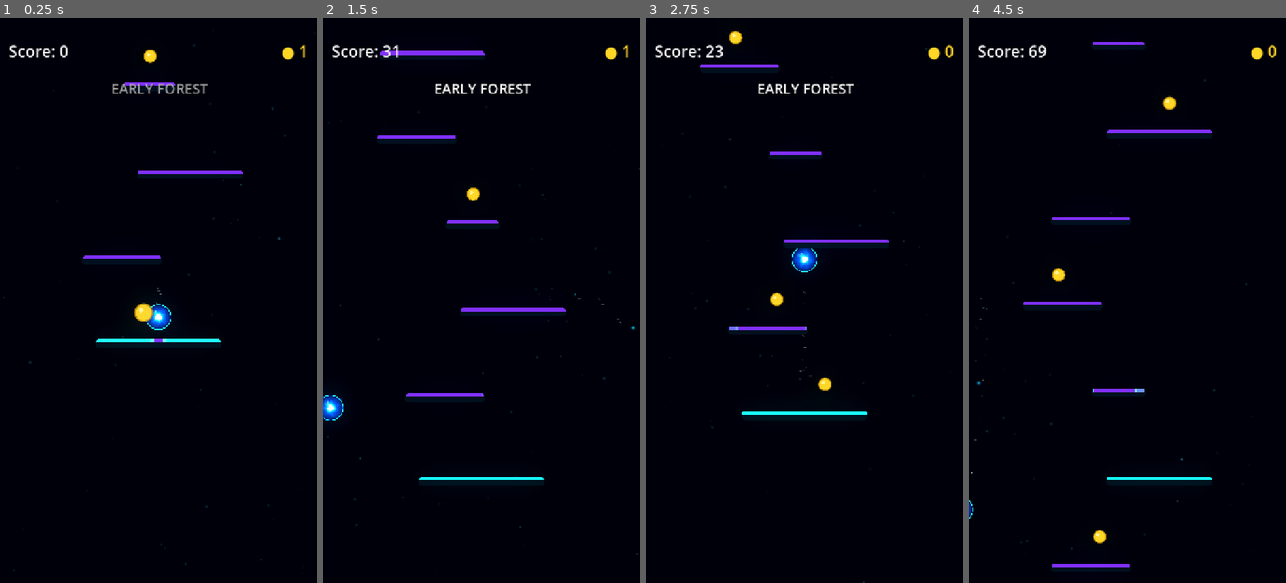
Above: before the commit, frames 1-4 (left to right).
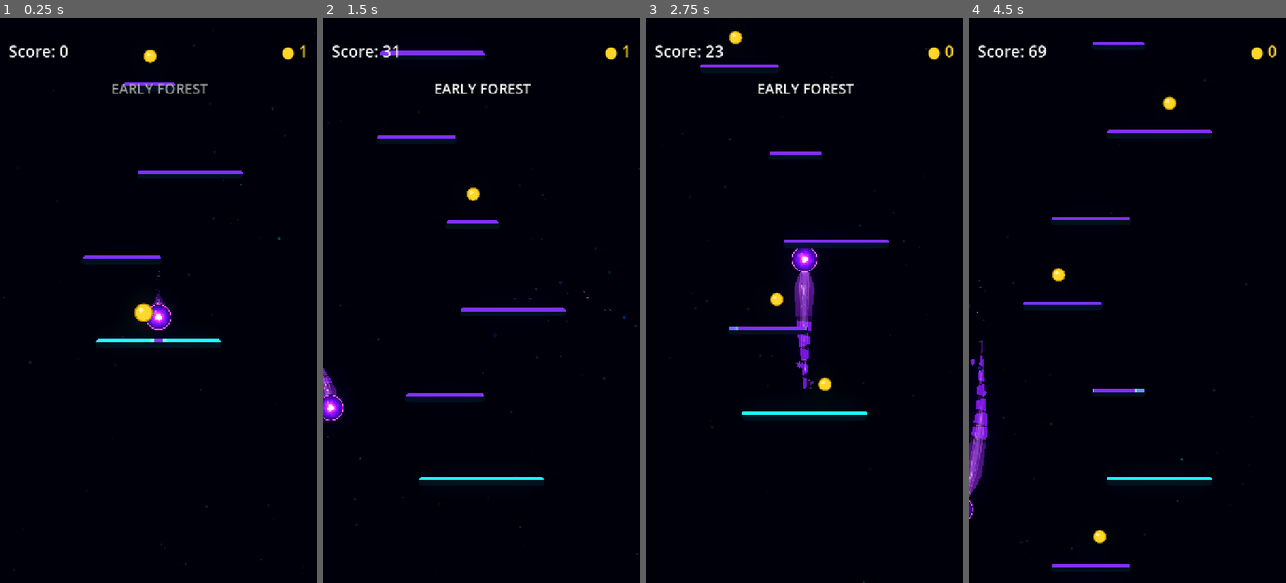
Above: after the commit, the same moments.

Repository: Kryodo/TowerJump
Game: Godot game, scene res://scenes/main.tscn
The game is run twice, just before and just after one commit, with the same random seed, the same clock (stepped at 60 frames per second) and the same inputs.
Inputs (mouse positions are in pixels of both pictures, inside the frame that each line leads up to):
- Up to frame 1 (0.25 s): no input
- Up to frame 2 (1.5 s): move the mouse to (551, 272) at 0.52 s; hold Right (ui_right) 0.53-1.25 s; click (551, 272) at 0.67 s; drag from (418, 328) to (471, 193) at 1.27 s
- Up to frame 3 (2.75 s): click "Nochmal spielen" at 2 s
- Up to frame 4 (4.5 s): move the mouse to (1159, 176) at 2.77 s; hold Right (ui_right) 2.78-3.5 s; drag from (1111, 413) to (1057, 215) at 3.52 s; move the mouse to (1222, 385) at 4.27 s; hold Left (ui_left) from 4.28 s (still down)

The runs differ from the first frame. In frame 1, 0.3% of the frame differs, in the area x 46-54%, y 44-56%; in frame 2, 0.4%; in frame 3, 1.0%, in the area x 46-54%, y 40-67%; in frame 4, 0.9%.
Error before the commit: Parse Error: Function "_prune_shed_break_events()" not found in base self. (res://scripts/ball_trail.gd:766)

Commit message:
Lock missing trail sections to stable sample identities

Diff:
--- a/scripts/ball_trail.gd
+++ b/scripts/ball_trail.gd
@@ -768,31 +768,131 @@
 		_sync_shed_gap_materials(cumulative_distances, total_distance)
 		return
 
-	# The unbroken head ends first. Beyond a small open gap, individually
-	# generated trail islands occupy only their own polygon geometry.
+	# The unbroken head ends first. Beyond it, geometry is divided into real
+	# islands; event-locked source intervals stay absent while their sample IDs
+	# remain in the trail history.
 	var cursor: float = total_distance * SHED_CONNECTED_END_PROGRESS
 	cursor += clampf(total_distance * 0.04, 5.0, 11.0)
 	var tail_limit: float = total_distance * 0.985
-	var piece_index: int = 0
-	while cursor < tail_limit and piece_index < _shed_geometry_pieces.size():
-		var seed_a: float = absf(sin(float(piece_index) * 15.731 + 2.17))
-		var seed_b: float = absf(sin(float(piece_index) * 9.173 + 5.61))
+	var slot_index: int = 0
+	while cursor < tail_limit and slot_index < _shed_geometry_pieces.size():
+		var seed_a: float = absf(sin(float(slot_index) * 15.731 + 2.17))
+		var seed_b: float = absf(sin(float(slot_index) * 9.173 + 5.61))
 		var piece_length: float = clampf(total_distance * lerpf(0.055, 0.095, seed_a), 8.0, 24.0)
 		var piece_end: float = minf(cursor + piece_length, tail_limit)
 		if piece_end - cursor >= 5.0:
-			_build_shed_piece_polygon(
-				_shed_geometry_pieces[piece_index],
-				cursor,
-				piece_end,
-				path,
-				cumulative_distances,
-				total_distance,
-				tangents,
-				normals,
-				half_widths
+			var start_sample_index: int = _nearest_trail_sample_index(cursor, cumulative_distances)
+			var end_sample_index: int = _nearest_trail_sample_index(piece_end, cumulative_distances)
+			if end_sample_index <= start_sample_index:
+				end_sample_index = mini(start_sample_index + 1, _point_ids.size() - 1)
+
+			var interval_has_detached_piece: bool = _shed_event_overlaps_interval(
+				cursor, piece_end, cumulative_distances
 			)
-			piece_index += 1
-		cursor = piece_end + clampf(lerpf(4.0, 9.0, seed_b), 3.0, 10.0)
+			if not interval_has_detached_piece:
+				var piece: Polygon2D = _shed_geometry_pieces[slot_index]
+				_build_shed_piece_polygon(
+					piece,
+					cursor,
+					piece_end,
+					path,
+					cumulative_distances,
+					total_distance,
+					tangents,
+					normals,
+					half_widths
+				)
+				_shed_piece_ranges.append({
+					"node": piece,
+					"start_id": _point_ids[start_sample_index],
+					"end_id": _point_ids[end_sample_index],
+					"start_distance": cursor,
+					"end_distance": piece_end,
+					"progress": (cursor + piece_end) * 0.5 / total_distance,
+				"slot": slot_index
+				})
+			cursor = piece_end + clampf(lerpf(4.0, 9.0, seed_b), 3.0, 10.0)
+		slot_index += 1
+
+	_sync_shed_gap_materials(cumulative_distances, total_distance)
+
+
+func _nearest_trail_sample_index(
+	target_distance: float,
+	cumulative_distances: Array[float]
+) -> int:
+	var closest_index: int = 0
+	var closest_error: float = INF
+	for i in range(cumulative_distances.size()):
+		var error: float = absf(cumulative_distances[i] - target_distance)
+		if error < closest_error:
+			closest_error = error
+			closest_index = i
+	return closest_index
+
+
+func _prune_shed_break_events() -> void:
+	for event_index in range(_shed_break_events.size() - 1, -1, -1):
+		var event: Dictionary = _shed_break_events[event_index]
+		if _point_ids.find(int(event["start_id"])) < 0 or _point_ids.find(int(event["end_id"])) < 0:
+			_shed_break_events.remove_at(event_index)
+
+
+func _shed_event_overlaps_interval(
+	interval_start: float,
+	interval_end: float,
+	cumulative_distances: Array[float]
+) -> bool:
+	for event in _shed_break_events:
+		var start_index: int = _point_ids.find(int(event["start_id"]))
+		var end_index: int = _point_ids.find(int(event["end_id"]))
+		if start_index < 0 or end_index < 0:
+			continue
+		var event_start: float = cumulative_distances[mini(start_index, end_index)]
+		var event_end: float = cumulative_distances[maxi(start_index, end_index)]
+		# Ignore touching endpoints; we only remove geometry with meaningful
+		# overlap, so a cut doesn't accidentally erase the neighboring section.
+		if event_start < interval_end - 0.8 and event_end > interval_start + 0.8:
+			return true
+	return false
+
+
+func _sync_shed_gap_materials(
+	cumulative_distances: Array[float],
+	total_distance: float
+) -> void:
+	var intervals: Array[Vector2] = [
+		Vector2(-1.0, -1.0),
+		Vector2(-1.0, -1.0),
+		Vector2(-1.0, -1.0)
+	]
+	if shedding_enabled and total_distance > 0.01:
+		for event_index in range(mini(_shed_break_events.size(), MAX_ACTIVE_SHED_BREAKS)):
+			var event: Dictionary = _shed_break_events[event_index]
+			var start_index: int = _point_ids.find(int(event["start_id"]))
+			var end_index: int = _point_ids.find(int(event["end_id"]))
+			if start_index < 0 or end_index < 0:
+				continue
+			var start_distance: float = cumulative_distances[mini(start_index, end_index)]
+			var end_distance: float = cumulative_distances[maxi(start_index, end_index)]
+			if end_distance - start_distance > 0.01:
+				intervals[event_index] = Vector2(
+					start_distance / total_distance,
+					end_distance / total_distance
+				)
+
+	var materials: Array[ShaderMaterial] = []
+	var unified_material := _unified_shape.material as ShaderMaterial if _unified_shape != null else null
+	var energy_material := _energy_line.material as ShaderMaterial if _energy_line != null else null
+	var aura_material := _trail_aura.material as ShaderMaterial if _trail_aura != null else null
+	for material in [unified_material, energy_material, aura_material, _shed_piece_material]:
+		if material != null and not materials.has(material):
+			materials.append(material)
+
+	for material in materials:
+		material.set_shader_parameter("shed_gap_0", intervals[0])
+		material.set_shader_parameter("shed_gap_1", intervals[1])
+		material.set_shader_parameter("shed_gap_2", intervals[2])
 
 
 func _update_particle_emitters(
